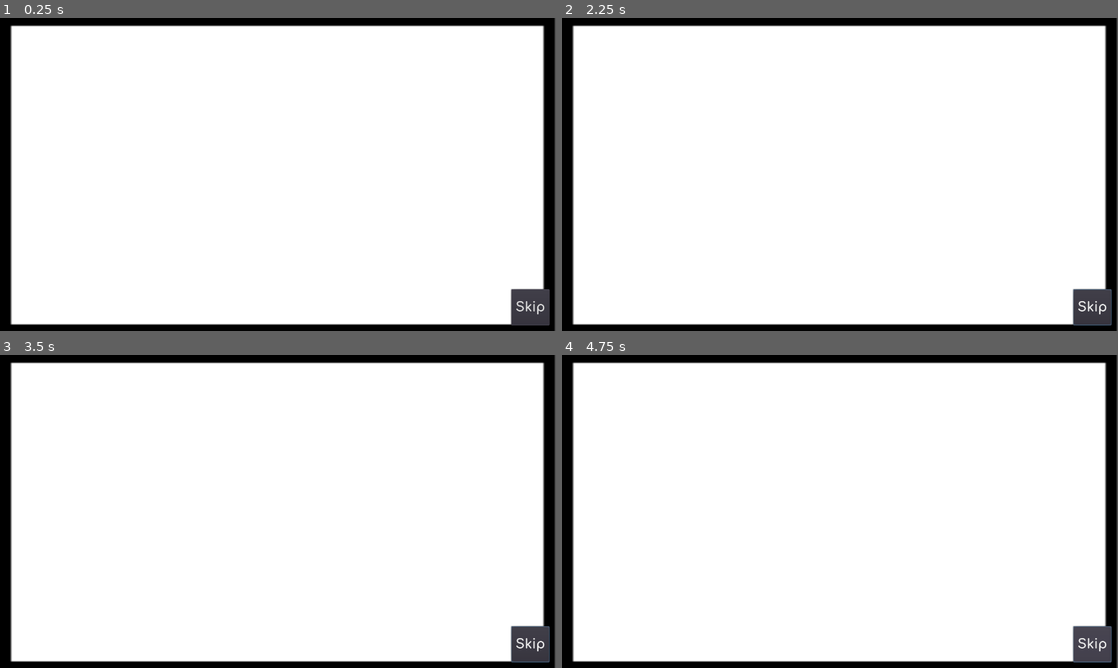
Above: before the commit, frames 1-4 (two rows, left to right).
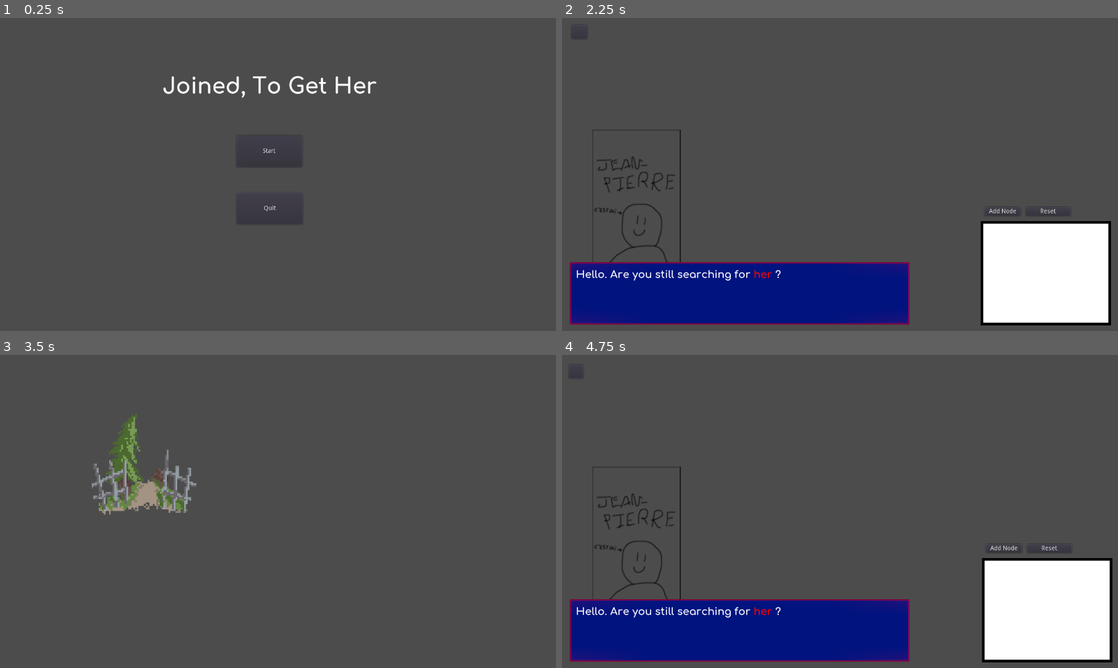
Above: after the commit, the same moments.

Repository: UnderScroll/GMTKGameJam2021
Game: Godot game, scene res://Levels/MainScene.tscn
Same seed, same stepped clock (60 frames per second), same inputs: the game is played once before the commit and once after it.
Inputs (mouse positions are in pixels of both pictures, inside the frame that each line leads up to):
- Up to frame 1 (0.25 s): no input
- Up to frame 2 (2.25 s): click (828, 152) at 0.5 s, where only the run after the commit has a clickable "Start"; click "Skip" at 1.25 s; click (706, 127) at 2.02 s
- Up to frame 3 (3.5 s): click (16, 367) at 2.77 s
- Up to frame 4 (4.75 s): click (834, 580) at 3.52 s; click (1090, 642) at 4.25 s, where only the run before the commit has a clickable "Skip"

The runs differ from the first frame. In frame 1, 98% of the frame differs, in the area x 0-100%, y 0-100%; in frame 2, 93%; in frame 3, 99%; in frame 4, 93%.

Commit message:
Add Menu Navigation

Diff:
--- a/Levels/Character1.tscn
+++ b/Levels/Character1.tscn
@@ -1,3 +1,23 @@
-[gd_scene format=2]
+[gd_scene load_steps=4 format=2]
+
+[ext_resource path="res://Objects/Graph.tscn" type="PackedScene" id=1]
+[ext_resource path="res://Objects/Character.tscn" type="PackedScene" id=2]
+[ext_resource path="res://Scripts/BackButton.gd" type="Script" id=3]
 
 [node name="Character1" type="Node2D"]
+script = ExtResource( 3 )
+
+[node name="Charater" parent="." instance=ExtResource( 2 )]
+
+[node name="Graph" parent="." instance=ExtResource( 1 )]
+position = Vector2( 963.552, 465.108 )
+
+[node name="BackButton" type="Button" parent="."]
+margin_left = 22.0
+margin_top = 16.0
+margin_right = 58.0
+margin_bottom = 48.0
+__meta__ = {
+"_edit_use_anchors_": false
+}
+[connection signal="pressed" from="BackButton" to="." method="_on_BackButton_pressed"]
--- a/Levels/Character2.tscn
+++ b/Levels/Character2.tscn
@@ -1,3 +1,24 @@
-[gd_scene format=2]
+[gd_scene load_steps=4 format=2]
+
+[ext_resource path="res://Objects/Graph.tscn" type="PackedScene" id=1]
+[ext_resource path="res://Objects/Character.tscn" type="PackedScene" id=2]
+[ext_resource path="res://Scripts/BackButton.gd" type="Script" id=3]
+
 
 [node name="Character2" type="Node2D"]
+script = ExtResource( 3 )
+
+[node name="Charater" parent="." instance=ExtResource( 2 )]
+
+[node name="Graph" parent="." instance=ExtResource( 1 )]
+position = Vector2( 966.727, 465.108 )
+
+[node name="BackButton" type="Button" parent="."]
+margin_left = 16.0
+margin_top = 22.0
+margin_right = 49.0
+margin_bottom = 54.0
+__meta__ = {
+"_edit_use_anchors_": false
+}
+[connection signal="pressed" from="BackButton" to="." method="_on_BackButton_pressed"]
--- a/Levels/Character3.tscn
+++ b/Levels/Character3.tscn
@@ -1,3 +1,24 @@
-[gd_scene format=2]
+[gd_scene load_steps=4 format=2]
+
+[ext_resource path="res://Objects/Graph.tscn" type="PackedScene" id=1]
+[ext_resource path="res://Objects/Character.tscn" type="PackedScene" id=2]
+[ext_resource path="res://Scripts/BackButton.gd" type="Script" id=3]
+
 
 [node name="Character3" type="Node2D"]
+script = ExtResource( 3 )
+
+[node name="Charater" parent="." instance=ExtResource( 2 )]
+
+[node name="Graph" parent="." instance=ExtResource( 1 )]
+position = Vector2( 961.965, 460.346 )
+
+[node name="BackButton" type="Button" parent="."]
+margin_left = 19.0
+margin_top = 24.0
+margin_right = 52.0
+margin_bottom = 57.0
+__meta__ = {
+"_edit_use_anchors_": false
+}
+[connection signal="pressed" from="BackButton" to="." method="_on_BackButton_pressed"]
--- a/Levels/MainScene.tscn
+++ b/Levels/MainScene.tscn
@@ -1,19 +1,18 @@
-[gd_scene load_steps=9 format=2]
+[gd_scene load_steps=7 format=2]
 
-[ext_resource path="res://Objects/Graph.tscn" type="PackedScene" id=1]
-[ext_resource path="res://Objects/Charater.tscn" type="PackedScene" id=2]
 [ext_resource path="res://Levels/Character1.tscn" type="PackedScene" id=3]
 [ext_resource path="res://Levels/Menu.tscn" type="PackedScene" id=4]
 [ext_resource path="res://Levels/Character2.tscn" type="PackedScene" id=5]
 [ext_resource path="res://Levels/Character3.tscn" type="PackedScene" id=6]
 [ext_resource path="res://Levels/Map.tscn" type="PackedScene" id=7]
-[ext_resource path="res://Objects/Tutorial.tscn" type="PackedScene" id=8]
+[ext_resource path="res://Levels/Tutorial.tscn" type="PackedScene" id=8]
 
 [node name="MainScene" type="Node2D"]
 
 [node name="Menu" parent="." instance=ExtResource( 4 )]
 
 [node name="Tutorial" parent="." instance=ExtResource( 8 )]
+visible = false
 
 [node name="Map" parent="." instance=ExtResource( 7 )]
 visible = false
@@ -21,20 +20,10 @@
 [node name="Character1" parent="." instance=ExtResource( 3 )]
 visible = false
 
-[node name="Graph" parent="Character1" instance=ExtResource( 1 )]
-position = Vector2( 972.047, 471.633 )
-
-[node name="Charater" parent="Character1" instance=ExtResource( 2 )]
-position = Vector2( 5.99323, -4.49487 )
-
 [node name="Character2" parent="." instance=ExtResource( 5 )]
 visible = false
-
-[node name="Graph" parent="Character2" instance=ExtResource( 1 )]
-position = Vector2( 974.176, 1601 )
 
 [node name="Character3" parent="." instance=ExtResource( 6 )]
 visible = false
 
-[node name="Graph" parent="Character3" instance=ExtResource( 1 )]
-position = Vector2( 977.695, 1183.21 )
+[node name="AudioStreamPlayer2D" type="AudioStreamPlayer2D" parent="."]
--- a/Levels/Map.tscn
+++ b/Levels/Map.tscn
@@ -1,10 +1,20 @@
-[gd_scene load_steps=2 format=2]
+[gd_scene load_steps=3 format=2]
 
 [ext_resource path="res://Ressources/Sprites/Park.png" type="Texture" id=1]
+[ext_resource path="res://Scripts/Map.gd" type="Script" id=2]
 
 [node name="Map" type="Node2D"]
+script = ExtResource( 2 )
 
-[node name="TextureButton" type="TextureButton" parent="."]
+[node name="Background" type="TextureRect" parent="."]
+margin_left = -1.5874
+margin_right = 1278.41
+margin_bottom = 724.0
+__meta__ = {
+"_edit_use_anchors_": false
+}
+
+[node name="Character1" type="TextureButton" parent="."]
 margin_left = 201.0
 margin_top = 122.0
 margin_right = 462.0
@@ -15,3 +25,24 @@
 __meta__ = {
 "_edit_use_anchors_": false
 }
+
+[node name="Character2" type="TextureButton" parent="."]
+margin_left = 542.972
+margin_top = 425.811
+margin_right = 723.972
+margin_bottom = 610.811
+__meta__ = {
+"_edit_use_anchors_": false
+}
+
+[node name="Character3" type="TextureButton" parent="."]
+margin_left = 876.245
+margin_top = 109.531
+margin_right = 1095.25
+margin_bottom = 322.531
+__meta__ = {
+"_edit_use_anchors_": false
+}
+[connection signal="pressed" from="Character1" to="." method="_on_Character1_pressed"]
+[connection signal="pressed" from="Character2" to="." method="_on_Character2_pressed"]
+[connection signal="pressed" from="Character3" to="." method="_on_Character3_pressed"]
--- a/Levels/Menu.tscn
+++ b/Levels/Menu.tscn
@@ -1,3 +1,53 @@
-[gd_scene format=2]
+[gd_scene load_steps=4 format=2]
+
+[ext_resource path="res://Ressources/Fonts/Comfortaa-Bold.ttf" type="DynamicFontData" id=1]
+[ext_resource path="res://Scripts/Menu.gd" type="Script" id=2]
+
+[sub_resource type="DynamicFont" id=1]
+size = 50
+font_data = ExtResource( 1 )
 
 [node name="Menu" type="Node2D"]
+script = ExtResource( 2 )
+
+[node name="TextureRect" type="TextureRect" parent="."]
+margin_right = 1278.0
+margin_bottom = 720.0
+__meta__ = {
+"_edit_use_anchors_": false
+}
+
+[node name="StartButton" type="Button" parent="."]
+margin_left = 543.672
+margin_top = 269.948
+margin_right = 695.672
+margin_bottom = 342.948
+text = "Start"
+__meta__ = {
+"_edit_use_anchors_": false
+}
+
+[node name="QuitButton" type="Button" parent="."]
+margin_left = 544.559
+margin_top = 402.091
+margin_right = 696.559
+margin_bottom = 475.091
+text = "Quit"
+__meta__ = {
+"_edit_use_anchors_": false
+}
+
+[node name="Title" type="Label" parent="."]
+margin_left = 374.102
+margin_top = 109.817
+margin_right = 858.102
+margin_bottom = 204.817
+custom_fonts/font = SubResource( 1 )
+text = "Joined, To Get Her"
+align = 1
+valign = 1
+__meta__ = {
+"_edit_use_anchors_": false
+}
+[connection signal="pressed" from="StartButton" to="." method="_on_StartButton_pressed"]
+[connection signal="pressed" from="QuitButton" to="." method="_on_QuitButton_pressed"]
--- a/Objects/Tutorial.tscn
+++ b/Levels/Tutorial.tscn
@@ -1,13 +1,15 @@
-[gd_scene load_steps=4 format=2]
+[gd_scene load_steps=5 format=2]
 
 [ext_resource path="res://Ressources/Fonts/Comfortaa-Bold.ttf" type="DynamicFontData" id=1]
 [ext_resource path="res://Ressources/Sprites/GraphSprite.png" type="Texture" id=2]
+[ext_resource path="res://Scripts/Tutorial.gd" type="Script" id=3]
 
 [sub_resource type="DynamicFont" id=1]
 size = 30
 font_data = ExtResource( 1 )
 
 [node name="Tutorial" type="Node2D"]
+script = ExtResource( 3 )
 
 [node name="Background" type="TextureRect" parent="."]
 margin_right = 1277.0
@@ -37,3 +39,4 @@
 __meta__ = {
 "_edit_use_anchors_": false
 }
+[connection signal="pressed" from="SkipButton" to="." method="_on_SkipButton_pressed"]
--- /dev/null
+++ b/Objects/Character.tscn
@@ -0,0 +1,56 @@
+[gd_scene load_steps=6 format=2]
+
+[ext_resource path="res://Ressources/Fonts/Comfortaa-Bold.ttf" type="DynamicFontData" id=1]
+[ext_resource path="res://Scripts/DialogueBoxHandler.gd" type="Script" id=2]
+[ext_resource path="res://Ressources/Sprites/jean-pierre.png" type="Texture" id=3]
+[ext_resource path="res://Ressources/Sprites/9rect.png" type="Texture" id=4]
+
+[sub_resource type="DynamicFont" id=1]
+size = 24
+font_data = ExtResource( 1 )
+
+[node name="Charater" type="Node2D"]
+
+[node name="Sprite" type="TextureRect" parent="."]
+margin_left = 32.1676
+margin_top = 257.168
+margin_right = 311.168
+margin_bottom = 583.168
+texture = ExtResource( 3 )
+expand = true
+stretch_mode = 6
+__meta__ = {
+"_edit_use_anchors_": false
+}
+
+[node name="NinePatchRect" type="NinePatchRect" parent="."]
+margin_left = 18.0
+margin_top = 562.0
+margin_right = 800.0
+margin_bottom = 705.0
+texture = ExtResource( 4 )
+patch_margin_left = 4
+patch_margin_top = 4
+patch_margin_right = 4
+patch_margin_bottom = 4
+__meta__ = {
+"_edit_use_anchors_": false
+}
+
+[node name="Label" type="RichTextLabel" parent="NinePatchRect"]
+margin_left = 14.0
+margin_top = 14.0
+margin_right = 759.0
+margin_bottom = 128.0
+custom_fonts/normal_font = SubResource( 1 )
+bbcode_enabled = true
+meta_underlined = false
+script = ExtResource( 2 )
+__meta__ = {
+"_edit_use_anchors_": false
+}
+
+[node name="Timer" type="Timer" parent="NinePatchRect"]
+wait_time = 0.05
+autostart = true
+[connection signal="timeout" from="NinePatchRect/Timer" to="NinePatchRect/Label" method="_on_Timer_timeout"]
--- /dev/null
+++ b/Scripts/BackButton.gd
@@ -0,0 +1,5 @@
+extends Node
+
+func _on_BackButton_pressed():
+	self.visible = false
+	get_node("/root/MainScene/Map").visible = true
--- /dev/null
+++ b/Scripts/Map.gd
@@ -0,0 +1,20 @@
+extends Node2D
+
+# Called when the node enters the scene tree for the first time.
+func _ready():
+	pass # Replace with function body.
+
+
+func _on_Character1_pressed():
+	self.visible = false
+	get_node("/root/MainScene/Character1").visible = true
+
+
+func _on_Character2_pressed():
+	self.visible = false
+	get_node("/root/MainScene/Character2").visible = true
+
+
+func _on_Character3_pressed():
+	self.visible = false
+	get_node("/root/MainScene/Character3").visible = true
--- /dev/null
+++ b/Scripts/Menu.gd
@@ -0,0 +1,20 @@
+extends Node2D
+
+
+# Declare member variables here. Examples:
+# var a = 2
+# var b = "text"
+
+
+# Called when the node enters the scene tree for the first time.
+func _ready():
+	pass # Replace with function body.
+
+
+func _on_StartButton_pressed():
+	self.visible = false
+	get_node("/root/MainScene/Tutorial").visible = true
+
+
+func _on_QuitButton_pressed():
+	get_tree().quit()
--- /dev/null
+++ b/Scripts/Tutorial.gd
@@ -0,0 +1,11 @@
+extends Node2D
+
+# Called when the node enters the scene tree for the first time.
+func _ready():
+	pass # Replace with function body.
+
+
+
+func _on_SkipButton_pressed():
+	self.visible = false
+	get_node("/root/MainScene/Map").visible = true
--- a/project.godot
+++ b/project.godot
@@ -27,6 +27,7 @@
 
 window/size/width=1280
 window/size/height=720
+window/size/resizable=false
 
 [rendering]
 
